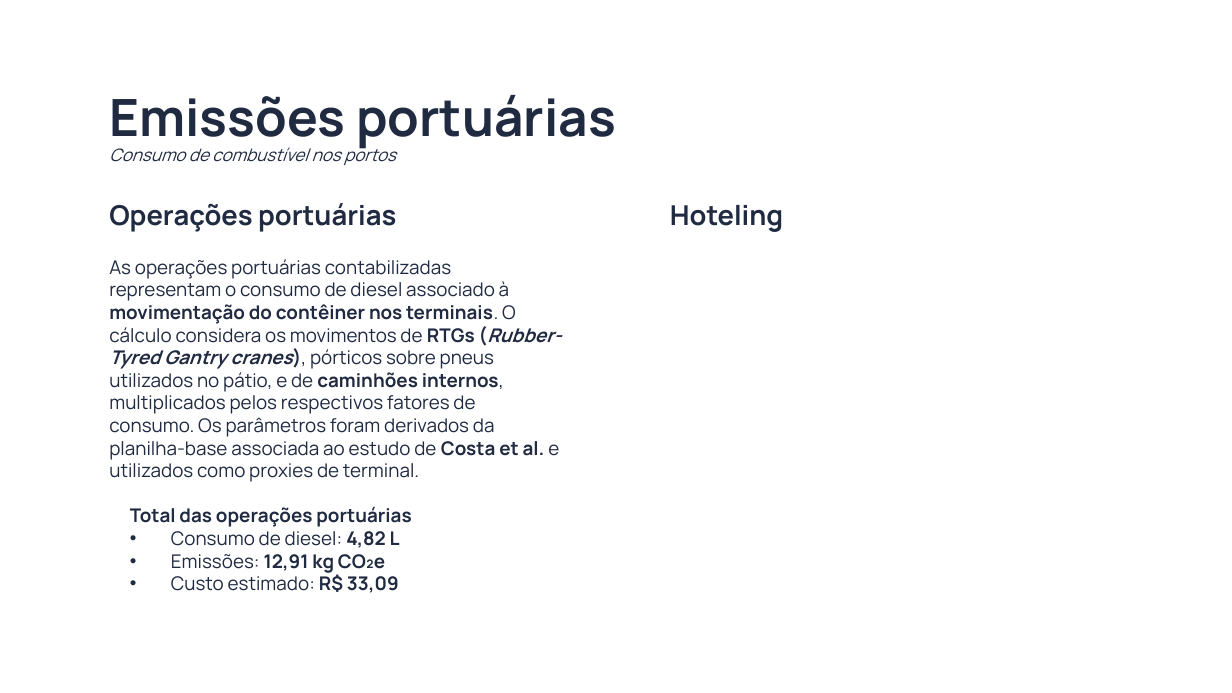
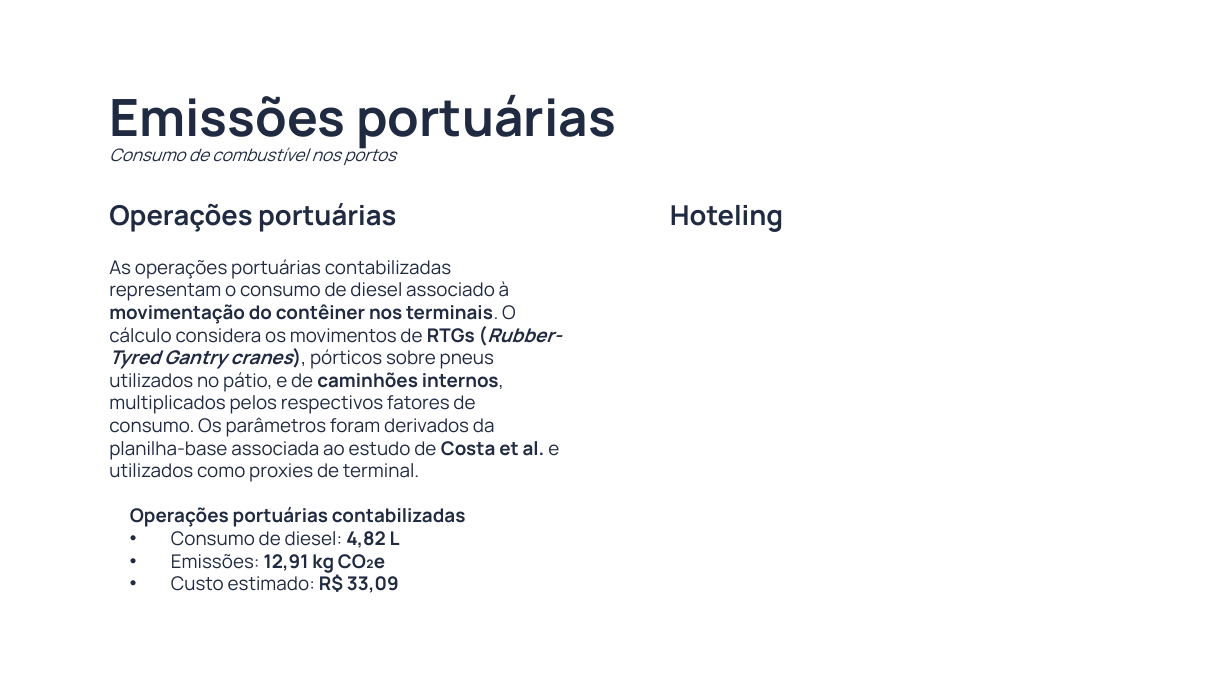
Before and after one commit to pennylanesccp/cabotage-lens, a slide deck: slide 12 of docs/apresentacao_preliminar/presentation.pptx. Drawn at 1232x693 pixels with LibreOffice and Linux fonts; fonts in the diff are those of the drawing; grey boxes stand for pictures; background and template pictures are left out. Boxes give left, top, right and bottom in pixels: in the first picture for what was removed or moved away, otherwise in the second. Text is boxed around its words. In the diff, an @@ line names an element or a change of style, - is before the commit and + after.

```diff
--- a/docs/apresentacao_preliminar/presentation.pptx
+++ b/docs/apresentacao_preliminar/presentation.pptx
@@ subtitle at box(130, 507, 466, 527): text changed @@
-Total das operações portuárias
+Operações portuárias contabilizadas
```
Also in this commit, not shown: 3 other slides changed.
